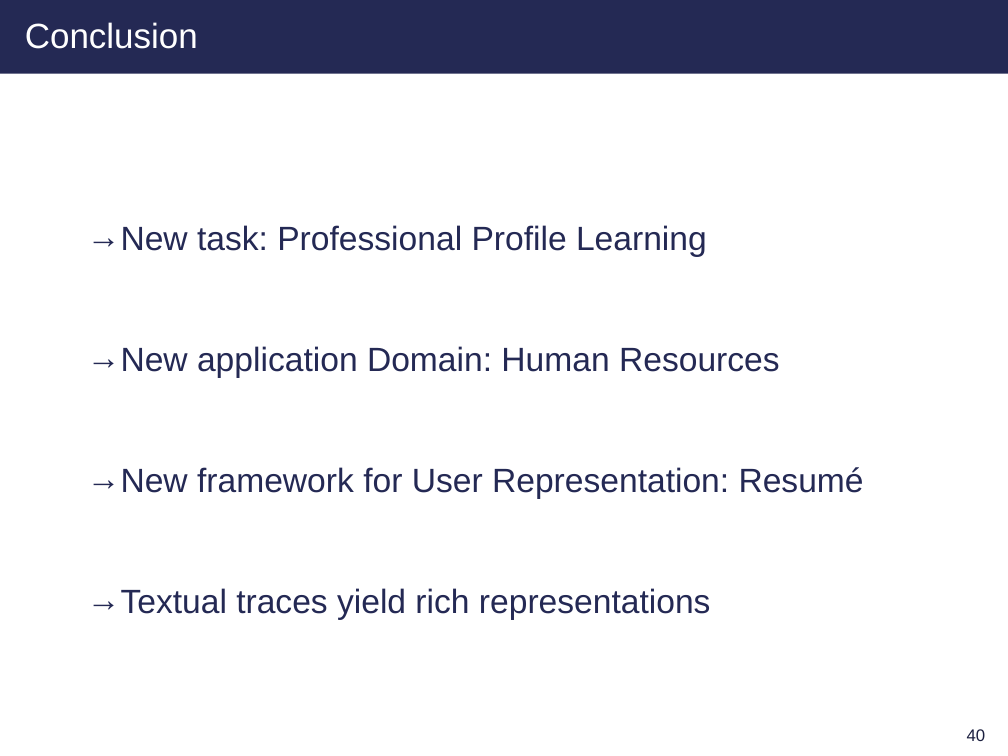
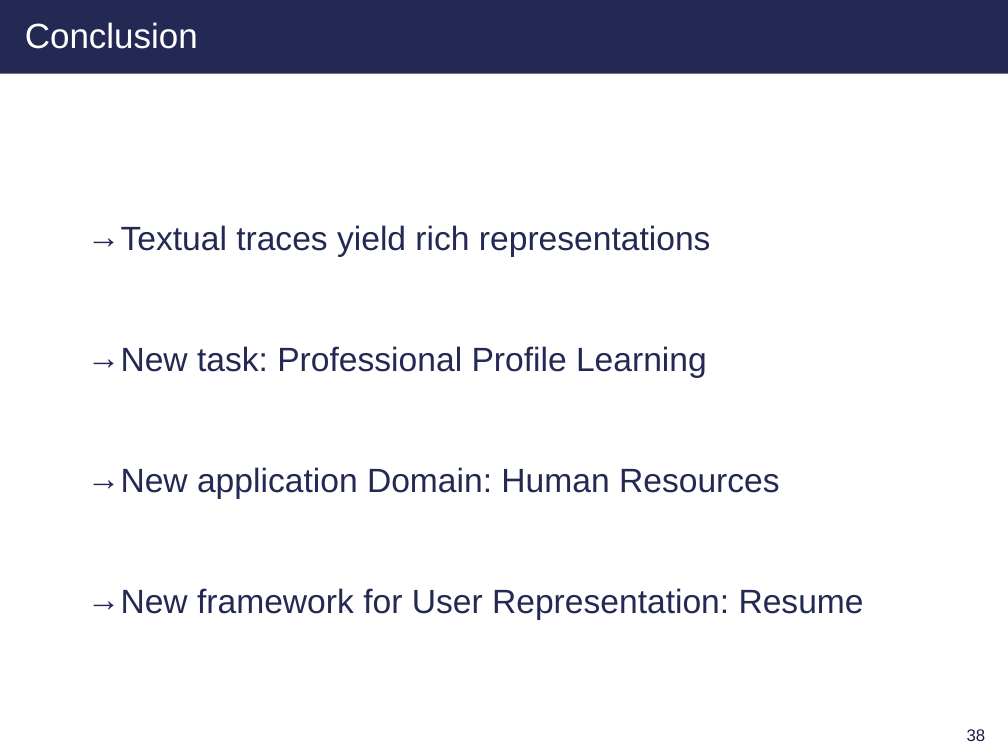
Before and after one commit to clara-gdef/defense, a slide deck: slide 39 of defense.pptx (slide 41 before the commit). Drawn at 1008x756 pixels with LibreOffice and Linux fonts; fonts in the diff are those of the drawing; background and template pictures are left out. Boxes give left, top, right and bottom in pixels: in the first picture for what was removed or moved away, otherwise in the second. Text is boxed around its words. In the diff, an @@ line names an element or a change of style, - is before the commit and + after.

```diff
--- a/defense.pptx
+++ b/defense.pptx
@@ text at (87,225,711,257): paragraph added @@
+→ Textual traces yield rich representations
@@ text at (87,588,864,620): text changed @@
-→ New framework for User Representation: Resumé
-→ Textual traces yield rich representations
+→ New framework for User Representation: Resume
@@ page number at (967,729,986,741): text changed @@
-40
+38
```
Also in this commit, not shown: 17 other slides changed, 2 slides added, 3 slides removed.
